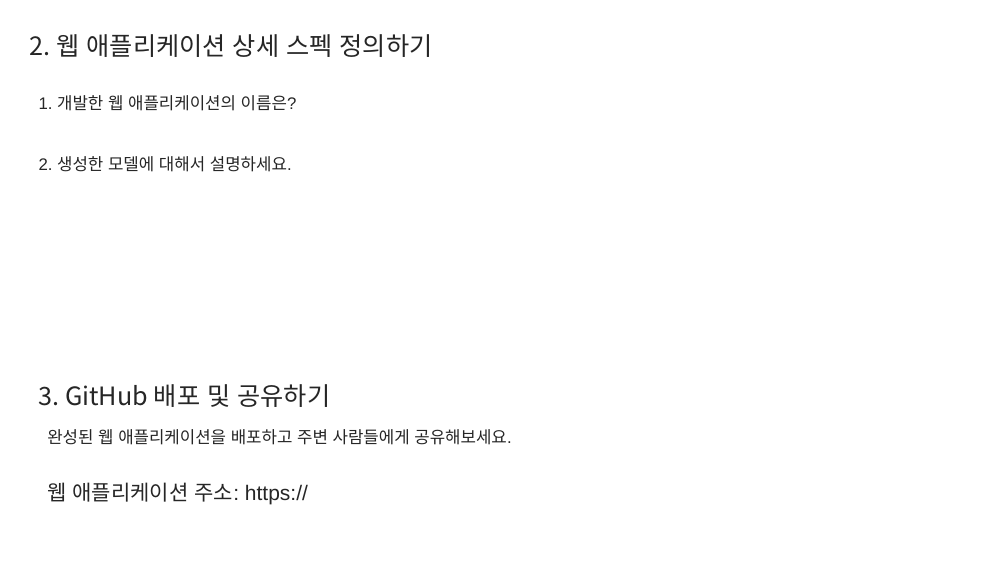
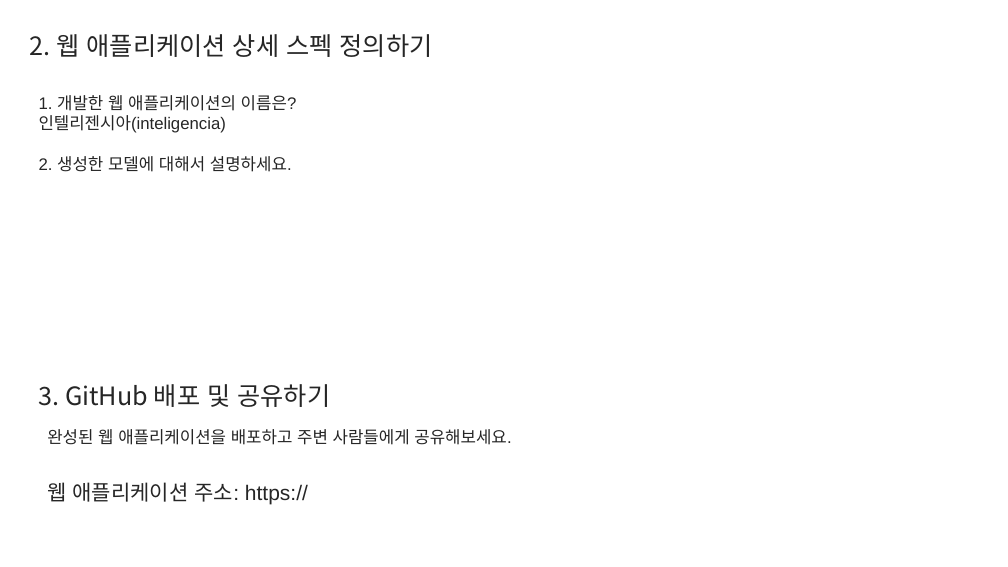
Before and after one commit to an-suhyun/template, a slide deck: slide 3 of Report.pptx. Drawn at 1008x567 pixels with LibreOffice and Linux fonts; fonts in the diff are those of the drawing. Boxes give left, top, right and bottom in pixels: in the first picture for what was removed or moved away, otherwise in the second. Text is boxed around its words. In the diff, an @@ line names an element or a change of style, - is before the commit and + after.

```diff
--- a/Report.pptx
+++ b/Report.pptx
@@ text at box(39, 95, 297, 172): text changed @@
-1. 개발한 웹 애플리케이션의 이름은?
-2. 생성한 모델에 대해서 설명하세요.
+1. 개발한 웹 애플리케이션의 이름은?
+인텔리젠시아(inteligencia)
+2. 생성한 모델에 대해서 설명하세요.
```
